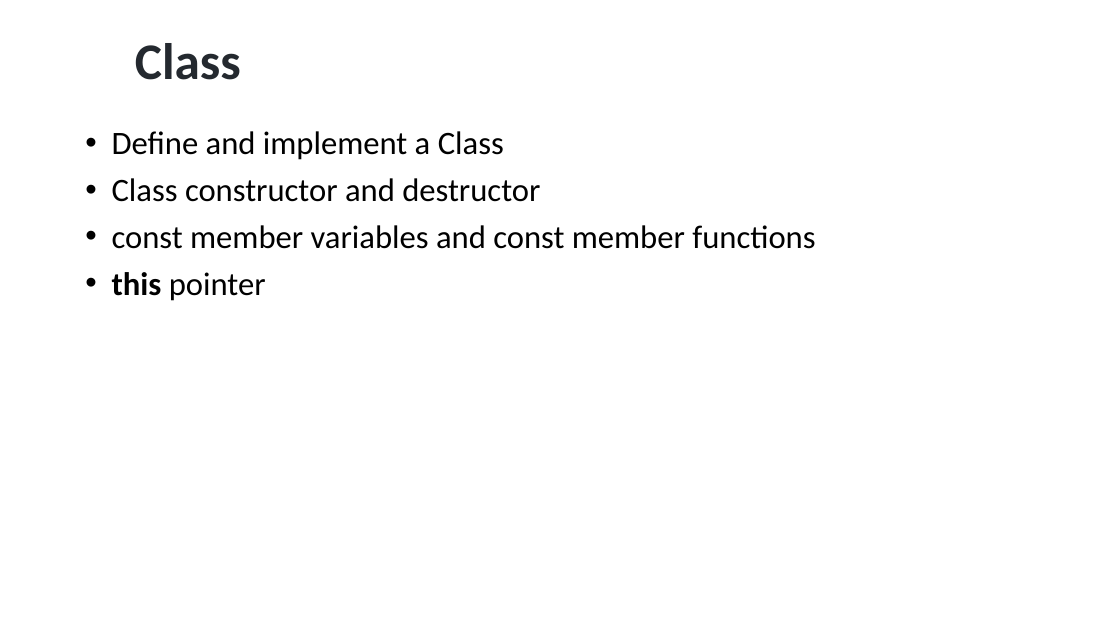
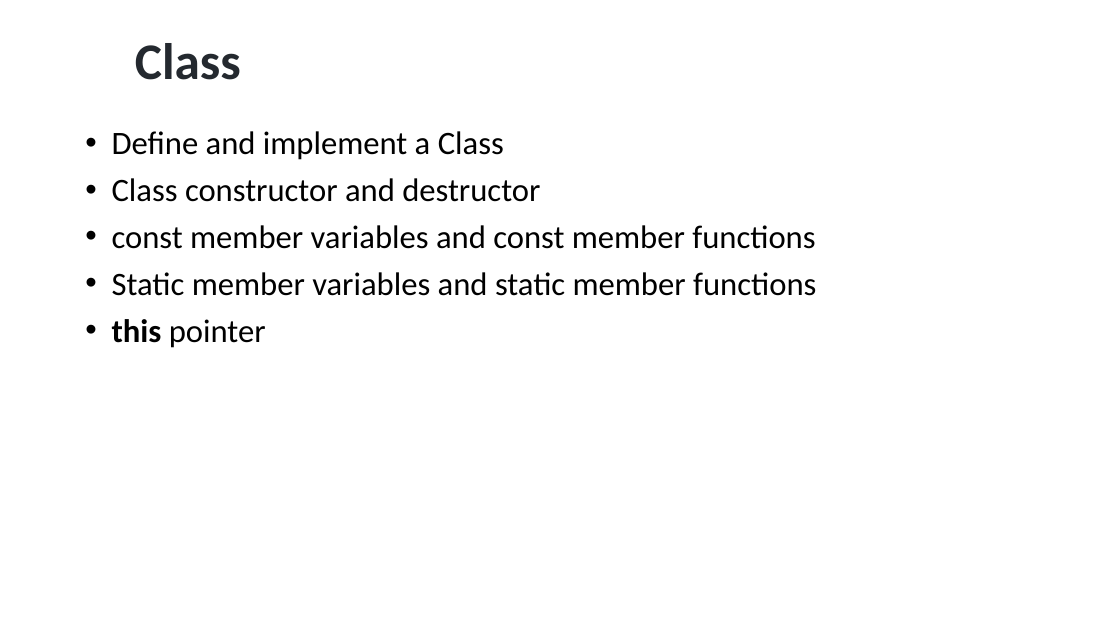
Before and after one commit to dayekuaipao/CPPLearning, a slide deck: slide 2 of week09/Lab09.pptx. Drawn at 1120x630 pixels with LibreOffice and Linux fonts; fonts in the diff are those of the drawing; background and template pictures are left out. Boxes give left, top, right and bottom in pixels: in the first picture for what was removed or moved away, otherwise in the second. Text is boxed around its words. In the diff, an @@ line names an element or a change of style, - is before the commit and + after.

```diff
--- a/week09/Lab09.pptx
+++ b/week09/Lab09.pptx
@@ text at (x1=112, y1=272, x2=816, y2=296): paragraph added @@
+• Static member variables and static member functions
```
Also in this commit, not shown: 3 other slides changed, 3 slides added.
